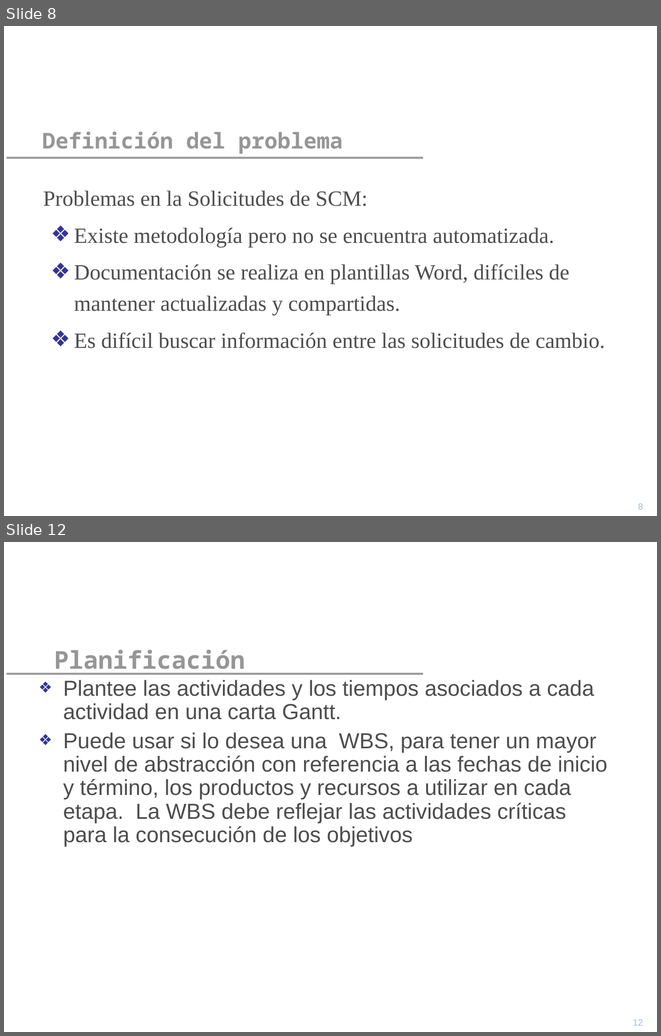
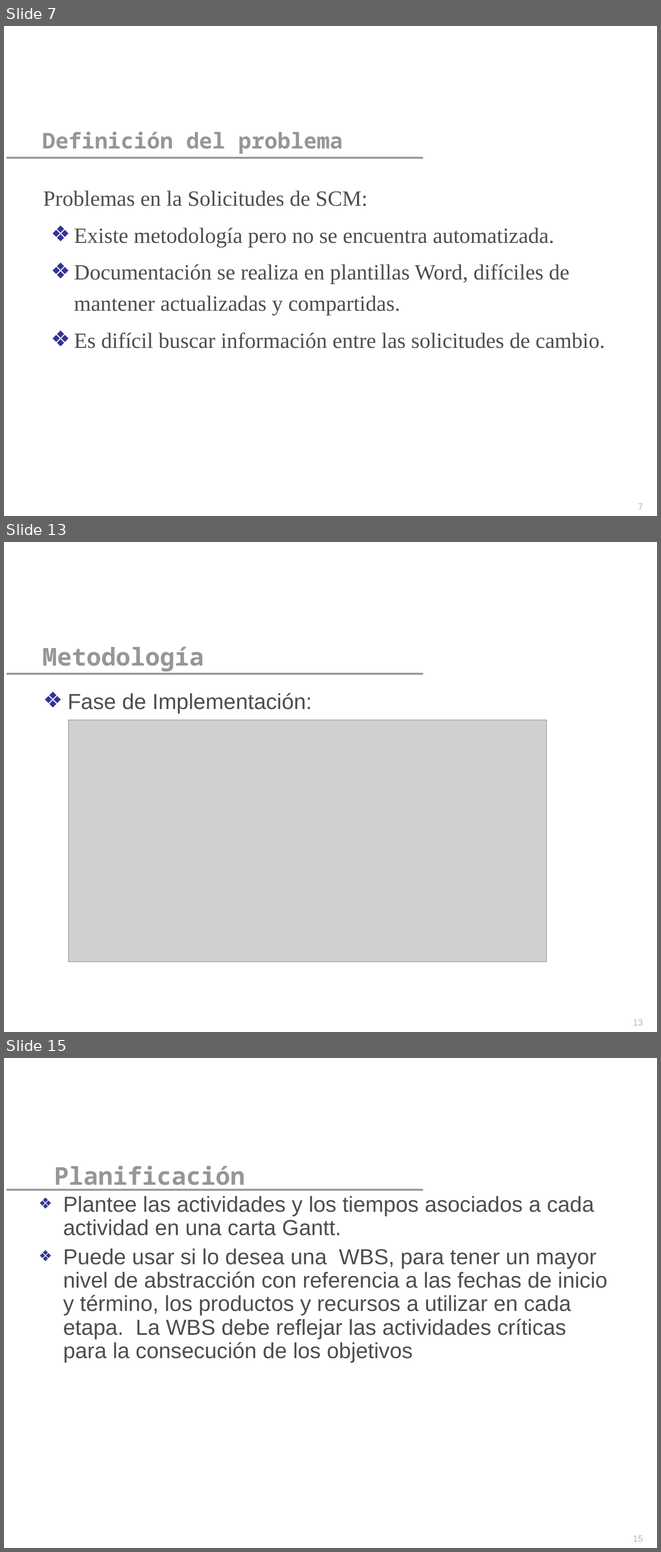
Before and after one commit to yano2h/TESIS, a slide deck: Informes/Propuesta/Precentacion_Propuesta.ppt. Shown one above the other, each under a label of ours: slides 8 and 12 before the commit, slides 7, 13 and 15 after it; the slides between them are not shown. The pictures are 661x1036 and 661x1552 pixels, drawn with LibreOffice and Linux fonts; fonts in the diff are those of the drawing; grey boxes stand for pictures; background and template pictures are left out. Boxes give left, top, right and bottom in pixels: in the first picture for what was removed or moved away, otherwise in the second. Text is boxed around its words. In the diff, an @@ line names an element or a change of style, - is before the commit and + after.

```diff
--- a/Informes/Propuesta/Precentacion_Propuesta.ppt
+++ b/Informes/Propuesta/Precentacion_Propuesta.ppt
@@ slide 13 added at <box>4,542,657,1032</box>, background picture (left out); not listed: 1 template element that a slide beside it also shows @@
@@ title added at <box>42,646,204,671</box>, 27 pt, text #969696, bold @@
+Metodología
@@ text added at <box>68,693,312,713</box>, 24 pt, text #4D4D4D @@
+❖ Fase de Implementación:
@@ picture added at <box>68,720,546,962</box> @@
@@ page number added at <box>633,1019,643,1025</box>, 10 pt, text #9FBCDD @@
+13
@@ what was slide 8 is now slide 7 @@
@@ page number at <box>638,503,643,509</box>: text changed @@
-8
+7
@@ what was slide 12 is now slide 15 @@
@@ page number at <box>633,1535,643,1541</box>: text changed @@
-12
+15
```
Also in this commit, not shown: 1 slide changed, 7 other slides added, 5 slides removed.
